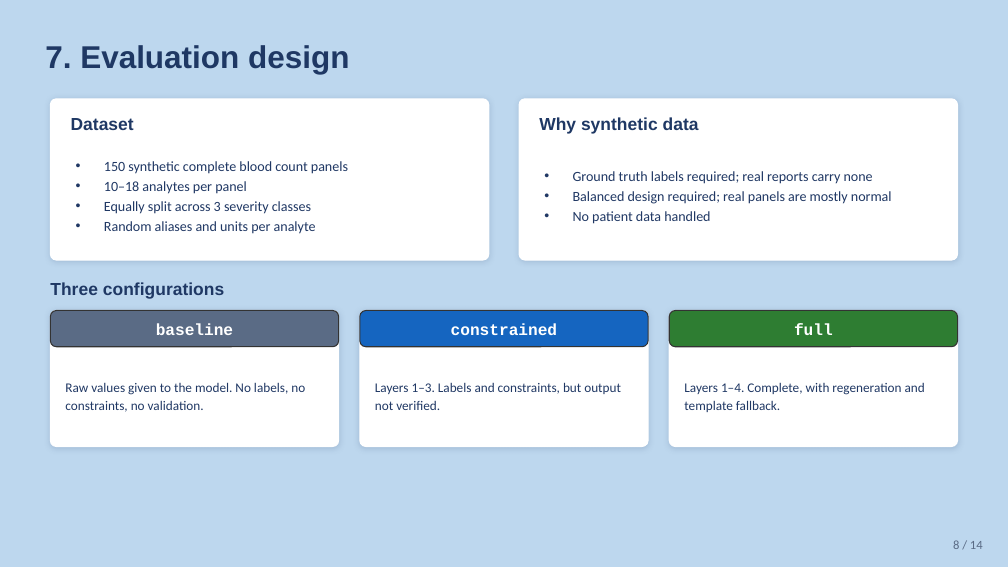
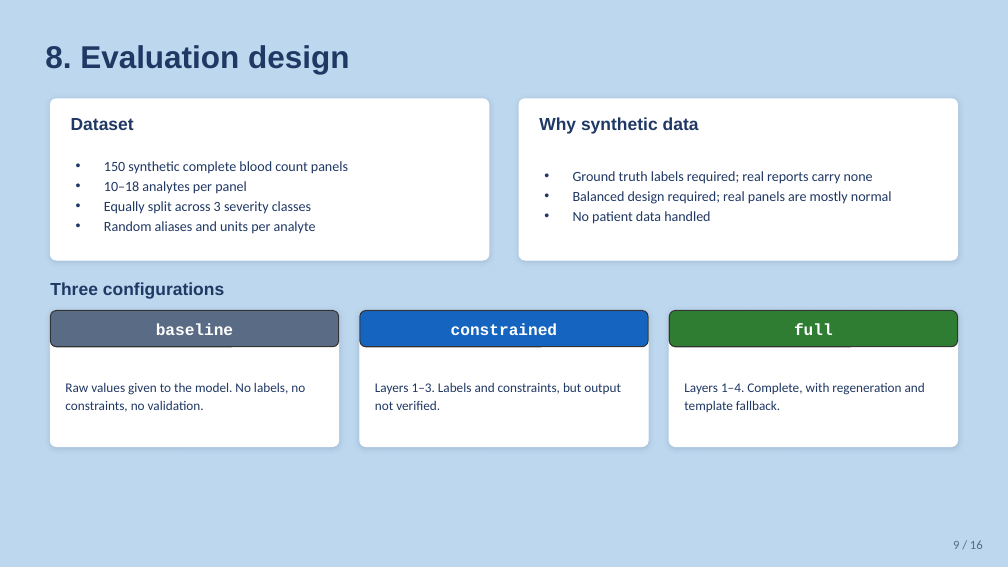
Before and after one commit to quangdai1321/Health-Info, a slide deck: slide 9 of docs_slide/HEALTHINFO-IV_TruongQuangDai_Slide_EN.pptx (slide 8 before the commit). Drawn at 1008x567 pixels with LibreOffice and Linux fonts; fonts in the diff are those of the drawing. Boxes give left, top, right and bottom in pixels: in the first picture for what was removed or moved away, otherwise in the second. Text is boxed around its words. In the diff, an @@ line names an element or a change of style, - is before the commit and + after.

```diff
--- a/docs_slide/HEALTHINFO-IV_TruongQuangDai_Slide_EN.pptx
+++ b/docs_slide/HEALTHINFO-IV_TruongQuangDai_Slide_EN.pptx
@@ text at [45,45,349,74]: text changed @@
-7. Evaluation design
+8. Evaluation design
@@ text at [953,540,983,549]: text changed @@
-8 / 14
+9 / 16
```
Also in this commit, not shown: 11 other slides changed, 2 slides added, 43 other files.
